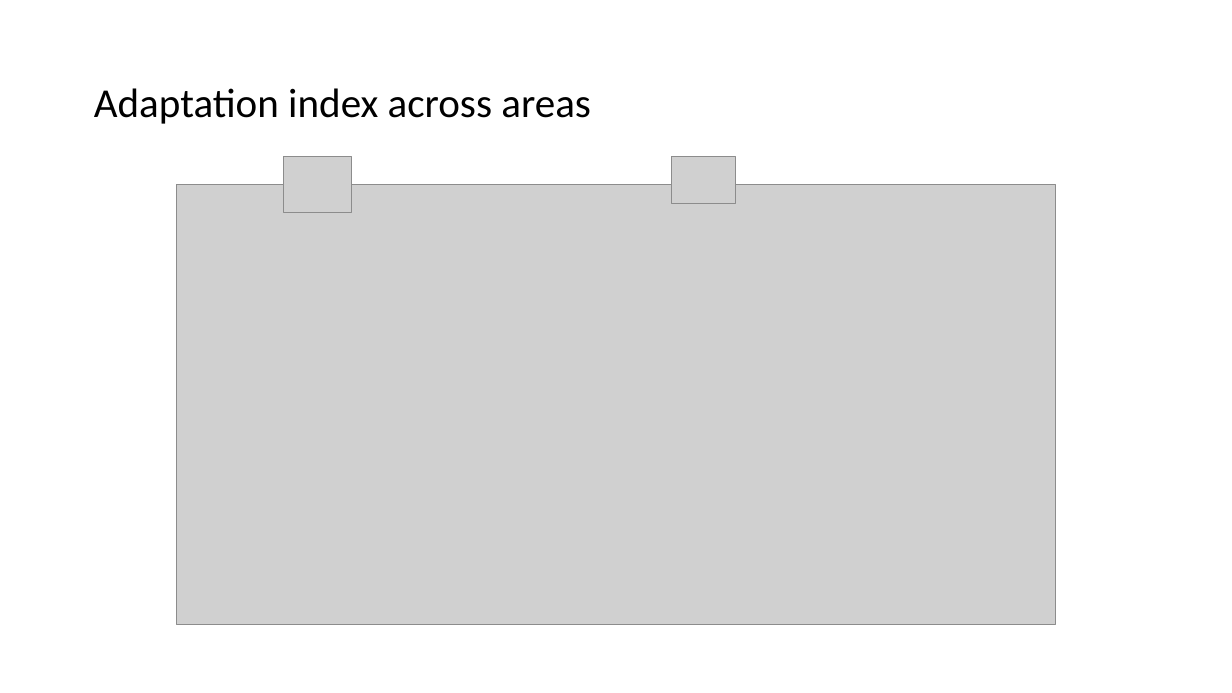
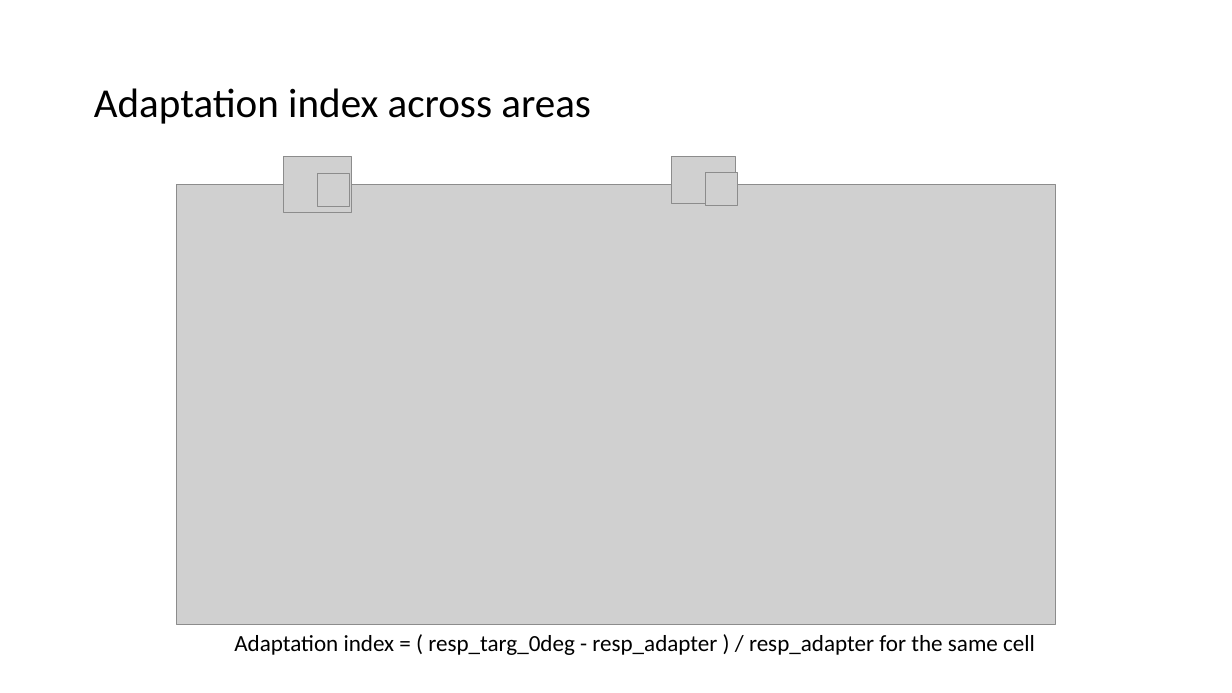
Before and after one commit to lanluo9/inter, a slide deck: slide 8 of code/Jin2020/200903_LL.pptx. Drawn at 1232x693 pixels with LibreOffice and Linux fonts; fonts in the diff are those of the drawing; grey boxes stand for pictures. Boxes give left, top, right and bottom in pixels: in the first picture for what was removed or moved away, otherwise in the second. Text is boxed around its words. In the diff, an @@ line names an element or a change of style, - is before the commit and + after.

```diff
--- a/code/Jin2020/200903_LL.pptx
+++ b/code/Jin2020/200903_LL.pptx
@@ picture added at bbox=[317, 174, 349, 207] @@
@@ picture added at bbox=[705, 173, 738, 206] @@
@@ text added at bbox=[234, 635, 1035, 655], 18 pt, text #000000 @@
+Adaptation index = ( resp_targ_0deg - resp_adapter ) / resp_adapter for the same cell
```
Also in this commit, not shown: 5 other slides changed.
